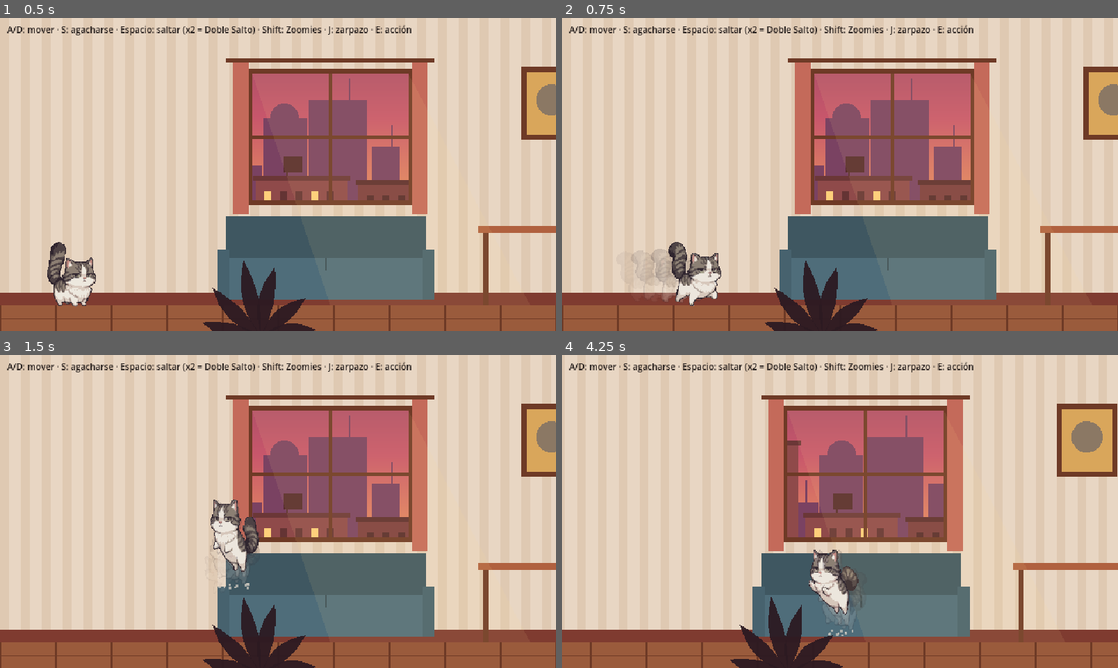
Above: before the commit, frames 1-4 (two rows, left to right).
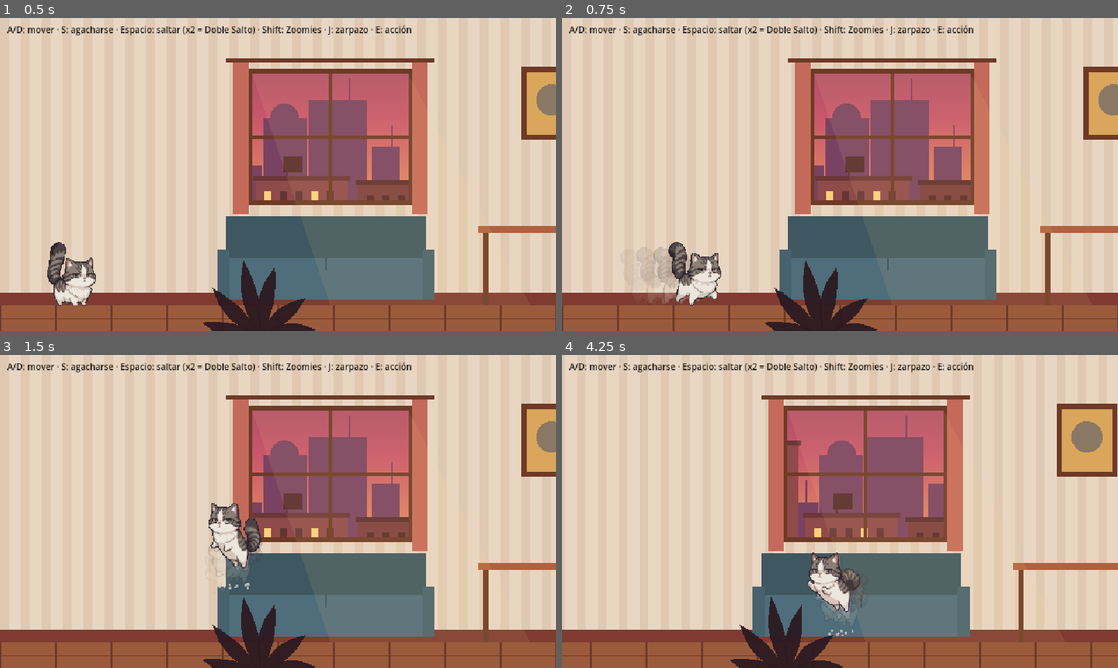
Above: after the commit, the same moments.

Repository: rivas274/demo
Game: Godot game, scene res://escenas/apartamento.tscn
Same seed, same stepped clock (60 frames per second), same inputs: the game is played once before the commit and once after it.
Inputs:
- Up to frame 1 (0.5 s): no input
- Up to frame 2 (0.75 s): hold D (mover_derecha) from 0.53 s (still down); hold Shift (zoomies) from 0.53 s (still down)
- Up to frame 3 (1.5 s): tap Space (saltar) at 0.77, 0.8, 1.07, 1.35 s; release D (mover_derecha) at 1.28 s; release Shift (zoomies) at 1.28 s; hold A (mover_izquierda) from 1.28 s (still down)
- Up to frame 4 (4.25 s): tap Space (saltar) at 1.52, 1.82, 2.3, 3.02, 3.32, 3.77, 3.8, 4.07 s; tap Shift (zoomies) at 1.55, 3.05 s; release A (mover_izquierda) at 2.03 s; hold S (agacharse) 2.03-2.78 s; hold D (mover_derecha) 2.03-3.53 s; tap E (interactuar) at 2.85 s; hold A (mover_izquierda) from 3.53 s (still down); tap J (zarpazo) at 3.6 s

Frame 1 is identical in both runs. In frame 2, 0.1% of the frame differs, in the area x 12-26%, y 73-92%; in frame 3, 0.8%, in the area x 37-48%, y 46-73%; in frame 4, 0.7%.

Commit message:
Proporciones definidas: una sola escala, cabeza medida y deformación máxima de 8 %
- Acicalarse y jugar rehechos desde Felipe A (cuadros de 106 px, escala 0.72);
  se quitan las poses editadas (sentado, estambre) y las escalas por animación.
- Estirar y aplastar limitados a ±8 % en el juego y en la ficha.
- Pruebas: cuadros de 106 px en toda animación aprobada y deformación del salto.
- CLAUDE.md, guía y ficha con las medidas de la cabeza y la regla de transiciones.

Co-Authored-By: Claude Opus 5.5 <noreply@anthropic.com>
Claude-Session: https://claude.ai/code/session_01WbR3FeT1XB9M7gFpgwas9J

Diff:
--- a/siete-vidas/juego/pruebas/prueba_movimiento.gd
+++ b/siete-vidas/juego/pruebas/prueba_movimiento.gd
@@ -3,6 +3,9 @@
 ##   godot --headless --path siete-vidas/juego --script res://pruebas/prueba_movimiento.gd
 ## Termina con código 0 si todo pasa y 1 si algo falla.
 
+## Animaciones hechas desde poses editadas, que no tienen las proporciones de Felipe A (ver pendientes).
+const PENDIENTES_DE_REHACER := ["gatear", "caer"]
+
 var _fallos: Array[String] = []
 
 
@@ -30,10 +33,15 @@
 	await _esperar(30)
 	var y_suelo := felipe.position.y
 	Input.action_press("saltar")
-	await _esperar(12)
+	var deformacion := 0.0
+	for i in 12:
+		await physics_frame
+		var escala := felipe.sprite.scale / Felipe.ESCALA_SPRITE
+		deformacion = maxf(deformacion, maxf(absf(escala.x - 1.0), absf(escala.y - 1.0)))
 	var altura := y_suelo - felipe.position.y
 	_comprobar(altura > 30.0, "Saltar lo eleva (%.0f px)" % altura)
 	_comprobar(felipe.sprite.animation == "saltar", "Usa la animación de saltar")
+	_comprobar(deformacion <= Felipe.DEFORMACION_MAXIMA + 0.001, "Al saltar se deforma como mucho un 8 %% (%.0f %%)" % (deformacion * 100.0))
 	Input.action_release("saltar")
 	await _esperar(4)
 	Input.action_press("saltar")
@@ -155,9 +163,13 @@
 	await _esperar(2)
 	_comprobar(not felipe.get_children().any(func(n: Node) -> bool: return n is Sprite2D and n.texture == Felipe.BOLA_ESTAMBRE), "Al dejar de jugar la bola desaparece")
 	await _esperar(60)
-	for nombre: String in Felipe.OCIO:
-		var alto_ocio: float = _alto_visible(felipe.sprite.sprite_frames.get_frame_texture(nombre, 0).get_image()) * Felipe.OCIO[nombre][0]
-		_comprobar(alto_ocio > 55.0 and alto_ocio < 95.0, "La animación %s tiene el tamaño de Felipe (%.0f px)" % [nombre, alto_ocio])
+	# Proporciones: todas las hojas salen de Felipe A en cuadros de 106 px y se dibujan a la misma escala,
+	# así la cabeza mide siempre lo mismo. PENDIENTES_DE_REHACER son las que todavía no cumplen.
+	for nombre: String in AnimacionesFelipe.HOJAS:
+		if nombre in PENDIENTES_DE_REHACER:
+			continue
+		var cuadro := felipe.sprite.sprite_frames.get_frame_texture(nombre, 0)
+		_comprobar(cuadro.get_width() == 106 and cuadro.get_height() == 106, "La animación %s usa cuadros de 106 px como Felipe A" % nombre)
 
 	for fallo in _fallos:
 		printerr("FALLO: " + fallo)
--- a/siete-vidas/juego/scripts/animaciones_felipe.gd
+++ b/siete-vidas/juego/scripts/animaciones_felipe.gd
@@ -20,9 +20,9 @@
 	"caer": ["felipe-caida-sheet.png", 0.0, false, 2],
 	## Gateo agachado: cuadros de 256×256 (más grandes que los demás); se dibuja con Felipe.ESCALA_AGACHADO.
 	"gatear": ["felipe-gatear-sheet.png", 10.0, true],
-	## Ocio (sin tocar nada unos segundos). Cada hoja tiene su tamaño de cuadro; ver Felipe.OCIO.
+	## Ocio (sin tocar nada unos segundos); ver Felipe.OCIO.
 	"acicalarse": ["felipe-acicalarse-sheet.png", 8.0, true],
-	"jugar": ["felipe-estambre-sheet.png", 10.0, true],
+	"jugar": ["felipe-jugar-sheet.png", 10.0, true],
 	"vueltas": ["felipe-vueltas-sheet.png", 10.0, true],
 }
 
--- a/siete-vidas/juego/scripts/felipe.gd
+++ b/siete-vidas/juego/scripts/felipe.gd
@@ -21,6 +21,9 @@
 const CUADRO_CAYENDO := 0
 const CUADRO_CONTACTO := 1
 const INCLINACION_DOBLE_SALTO := -0.35
+## Estirar y aplastar deforman la cabeza junto con el cuerpo: nunca más de ±8 % para que Felipe
+## conserve sus proporciones (regla del creador).
+const DEFORMACION_MAXIMA := 0.08
 ## Alto de la caja de colisión de pie y agachado: agachado cabe bajo muebles de 30 cm (36 px).
 const ALTO_DE_PIE := 52.0
 const ALTO_AGACHADO := 28.0
@@ -30,13 +33,12 @@
 const POSICION_AGACHADO := Vector2(0, -51)
 ## Capa de los muebles que se atraviesan desde abajo (agachado + saltar baja a través de ellos).
 const CAPA_ATRAVESABLE := 2
-## Animaciones de ocio: nombre -> [escala, posición del sprite, vueltas del ciclo antes de volver a quieto].
-## Las hojas vienen de resoluciones distintas: la escala iguala el tamaño de la cabeza con Felipe de pie
-## y la posición deja las patas sobre el piso.
+## Animaciones de ocio: nombre -> vueltas del ciclo antes de volver a quieto.
+## Todas salen de Felipe A en cuadros de 106 px y se dibujan con ESCALA_SPRITE, como las demás.
 const OCIO := {
-	"acicalarse": [0.9, Vector2(0, -41), 3],
-	"jugar": [0.6, Vector2(0, -55), 3],
-	"vueltas": [0.72, Vector2(0, -38), 2],
+	"acicalarse": 3,
+	"jugar": 3,
+	"vueltas": 2,
 }
 ## Bola de estambre del ocio "jugar": objeto aparte (la animación es solo Felipe) que rueda frente a él.
 const BOLA_ESTAMBRE := preload("res://assets/felipe/estambre-bola.png")
@@ -182,7 +184,7 @@
 		_saltar(velocidad_salto)
 		_soltar_polvo(10)
 		# Despegue: se ve agachado un instante y sale estirado (sin retrasar el salto).
-		_estirar(Vector2(0.8, 1.25), 0.2)
+		_estirar(Vector2(0.94, 1.06), 0.2)
 	elif tiene_doble_salto:
 		tiene_doble_salto = false
 		_saltar(velocidad_doble_salto)
@@ -209,7 +211,7 @@
 		if direccion != 0.0:
 			mirando = signf(direccion)
 		velocity = Vector2(mirando * velocidad_zoomies, 0.0)
-		_estirar(Vector2(1.3, 0.8), duracion_zoomies)
+		_estirar(Vector2(1.06, 0.95), duracion_zoomies)
 	elif Input.is_action_just_pressed("zarpazo"):
 		estado = Estado.ZARPAZO
 		sprite.play("zarpazo")
@@ -273,7 +275,7 @@
 	_efecto = create_tween()
 	_efecto.tween_property(sprite, "rotation", 0.0, 0.08).from(sprite.rotation)
 	var base := _escala_base()
-	_efecto.tween_property(sprite, "scale", base * Vector2(1.0 + 0.3 * fuerza, 1.0 - 0.3 * fuerza), 0.05)
+	_efecto.tween_property(sprite, "scale", base * Vector2(1.0 + DEFORMACION_MAXIMA * fuerza, 1.0 - DEFORMACION_MAXIMA * fuerza), 0.05)
 	_efecto.tween_property(sprite, "scale", base, 0.14).set_trans(Tween.TRANS_BACK).set_ease(Tween.EASE_OUT)
 
 
@@ -375,6 +377,7 @@
 		_efecto.kill()
 	var base := _escala_base()
 	_efecto = create_tween()
+	forma = forma.clamp(Vector2.ONE * (1.0 - DEFORMACION_MAXIMA), Vector2.ONE * (1.0 + DEFORMACION_MAXIMA))
 	_efecto.tween_property(sprite, "scale", base * forma, duracion * 0.3)
 	_efecto.tween_property(sprite, "scale", base, duracion * 0.7)
 
@@ -410,7 +413,7 @@
 		sprite.play("gatear")
 		sprite.stop()
 	# Transición rápida: un aplastón al bajar y un estirón al pararse.
-	sprite.scale = _escala_base() * (Vector2(1.12, 0.85) if valor else Vector2(0.9, 1.1))
+	sprite.scale = _escala_base() * (Vector2(1.04, 0.96) if valor else Vector2(0.96, 1.04))
 	_efecto = create_tween()
 	_efecto.tween_property(sprite, "scale", _escala_base(), 0.1)
 
@@ -468,23 +471,22 @@
 
 
 func _empezar_ocio(nombre: String) -> void:
-	var datos: Array = OCIO[nombre]
 	estado = Estado.OCIO
 	if _efecto:
 		_efecto.kill()
 	sprite.rotation = 0.0
-	sprite.scale = Vector2.ONE * datos[0]
-	sprite.position = datos[1]
+	sprite.scale = _escala_base()
+	sprite.position = _posicion_sprite
 	sprite.play(nombre)
 	if nombre == "jugar":
 		_estambre = Sprite2D.new()
 		_estambre.name = "Estambre"
 		_estambre.texture = BOLA_ESTAMBRE
-		_estambre.scale = Vector2.ONE * 0.6
+		_estambre.scale = Vector2.ONE * 0.5
 		add_child(_estambre)
 		_rodar_estambre()
 	var frames := sprite.sprite_frames
-	_tiempo_ocio = frames.get_frame_count(nombre) / frames.get_animation_speed(nombre) * datos[2]
+	_tiempo_ocio = frames.get_frame_count(nombre) / frames.get_animation_speed(nombre) * OCIO[nombre]
 
 
 func _terminar_ocio() -> void:
Binary file changed: siete-vidas/juego/assets/felipe/felipe-acicalarse-sheet.png
Binary file removed: siete-vidas/juego/assets/felipe/felipe-estambre-sheet.png
Binary file added: siete-vidas/juego/assets/felipe/felipe-jugar-sheet.png
Not shown, changed: siete-vidas/juego/assets/felipe/felipe-jugar-sheet.png.import
Not shown, changed: CLAUDE.md
Not shown, changed: siete-vidas/arte/felipe/felipe-acicalarse-sheet.png
Not shown, removed: siete-vidas/arte/felipe/felipe-estambre-sheet.png
Not shown, added: siete-vidas/arte/felipe/felipe-jugar-sheet.png
Not shown, removed: siete-vidas/arte/felipe/felipe-sentado-base.png
Not shown, added: siete-vidas/arte/referencias/estambre-origen-bola.png
Not shown, changed: siete-vidas/concepto/felipe-concepto.html
Not shown, changed: siete-vidas/herramientas/comparar_felipe.py
(and 5 more such lines)
